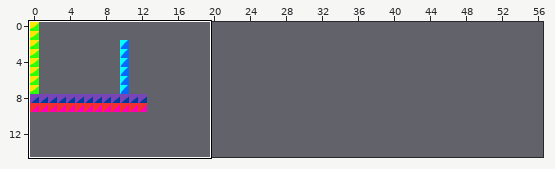
Two versions of a level (Tiled map, bin/Debug/TestLevel2.tmx). The picture above shows the old version from afar; the outline marks the close-up.
Close-up. Before the commit:
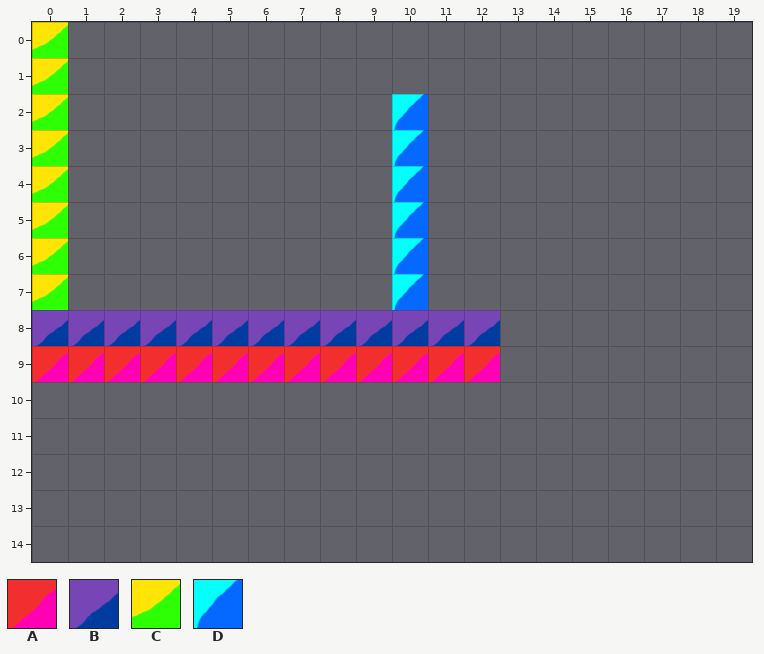
Cells are 70x70 px. Shown: x 0..19, y 0..14. The commit also changed other parts of the map, which this record leaves out. The old version is drawn lined up with the new one.
Key: from "TilesTest": A 0, B 1, C 2, D 3.
_ is an empty cell.
Layer "Tile Layer 1" before, first column x 0:
 0 C___________________
 1 C___________________
 2 C_________D_________
 3 C_________D_________
 4 C_________D_________
 5 C_________D_________
 6 C_________D_________
 7 C_________D_________
 8 BBBBBBBBBBBBB_______
 9 AAAAAAAAAAAAA_______
10 ____________________
11 ____________________
12 ____________________
13 ____________________
14 ____________________
After the commit:
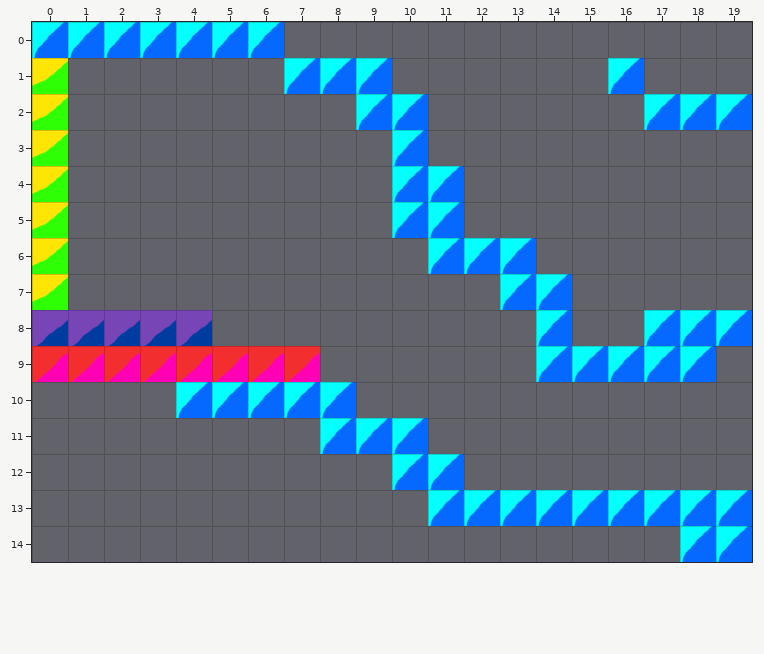
From old to new:
Changed rows in their new state; . is an unchanged cell.
map size 20x15 -> 60x15 cells
Layer "Tile Layer 1":
first column x 0:
 0 DDDDDDD.............
 1 .......DDD......D...
 2 .........D.......DDD
 4 ...........D........
 5 ...........D........
 6 .........._DDD......
 7 .........._..DD.....
 8 .....________.D..DDD
 9 ........_____.DDDDD.
10 ....DDDDD...........
11 ........DDD.........
12 ..........DD........
13 ...........DDDDDDDDD
14 ..................DD
Where, in picture pixels (left, top, right, bottom), the same in both close-ups:
changed: (32, 22, 392, 130)
added: (608, 58, 752, 130)
changed: (176, 166, 752, 562)
